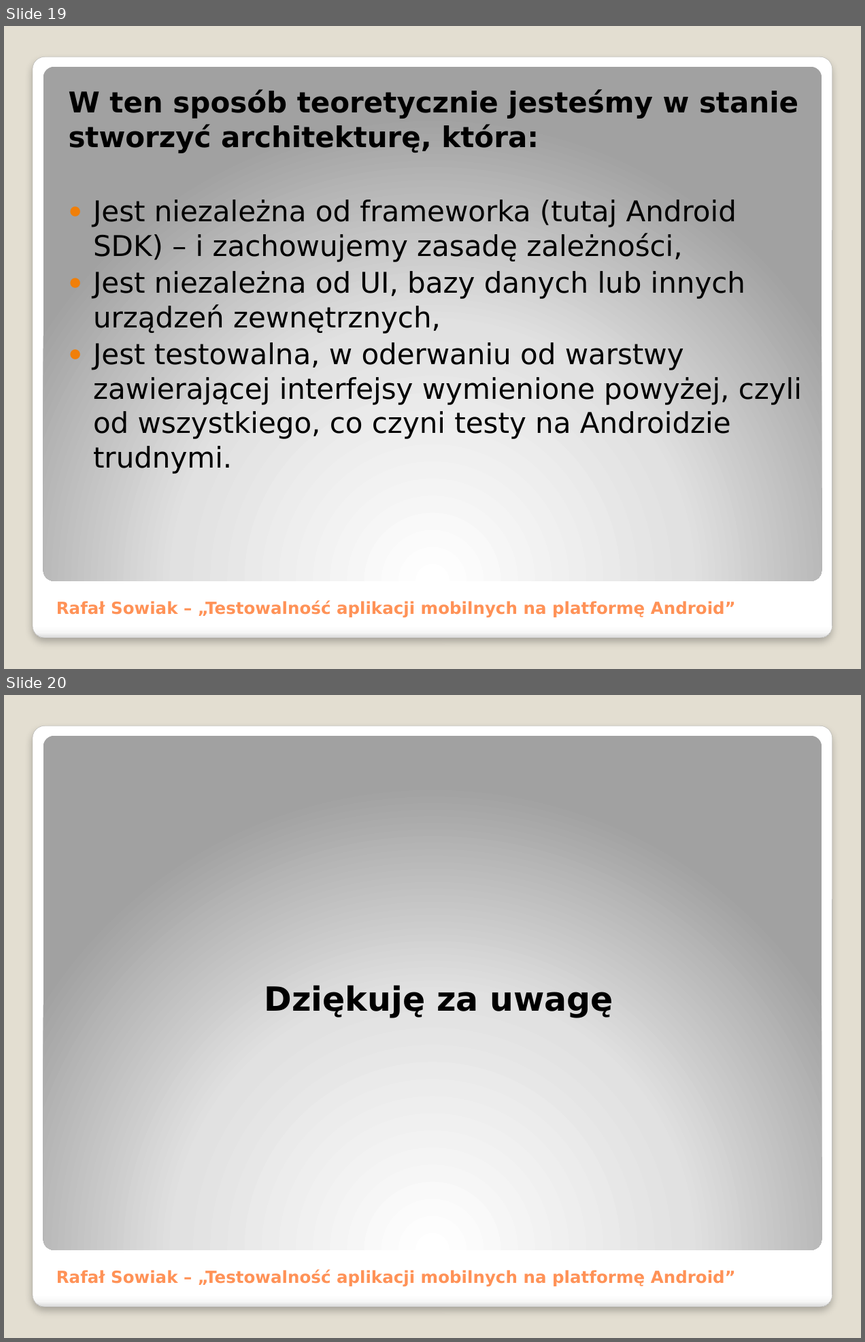
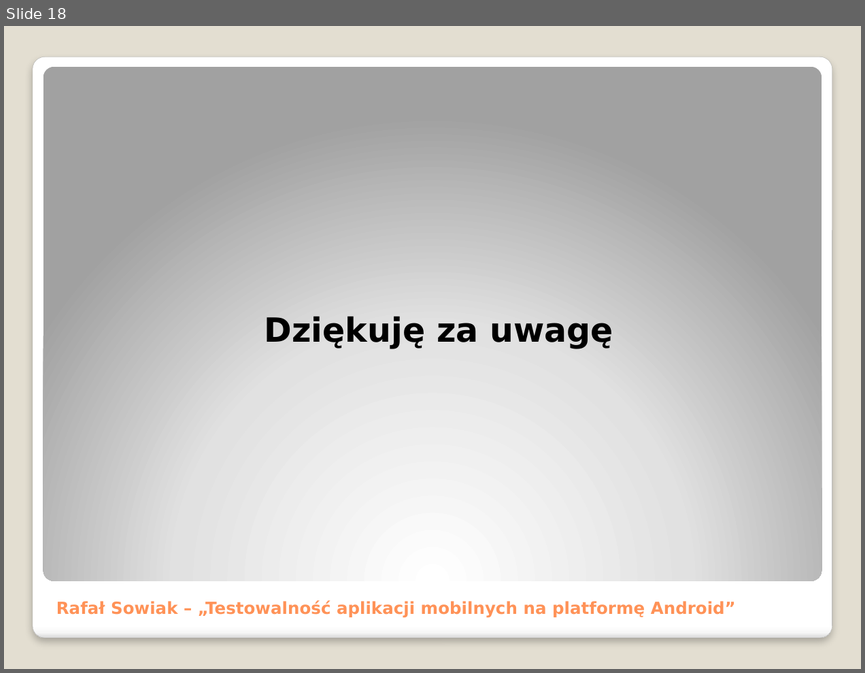
Before and after one commit to adventurewrites/mgr_info, a slide deck: praca_dyplomowa.pptx. Shown one above the other, each under a label of ours: slides 19 and 20 before the commit, slide 18 after it. The pictures are 865x1342 and 865x673 pixels, drawn with LibreOffice and Linux fonts; fonts in the diff are those of the drawing. Boxes give left, top, right and bottom in pixels: in the first picture for what was removed or moved away, otherwise in the second. Text is boxed around its words. In the diff, an @@ line names an element or a change of style, - is before the commit and + after.

```diff
--- a/praca_dyplomowa.pptx
+++ b/praca_dyplomowa.pptx
@@ slide 19 removed at [4,26,861,669], background #E3DED1; not listed: 2 template elements that a slide beside it also shows @@
@@ text removed at [68,89,802,473] @@
-W ten sposób teoretycznie jesteśmy w stanie stworzyć architekturę, która:
-● Jest niezależna od frameworka (tutaj Android SDK) – i zachowujemy zasadę zależności,
-● Jest niezależna od UI, bazy danych lub innych urządzeń zewnętrznych,
-● Jest testowalna, w oderwaniu od warstwy zawierającej interfejsy wymienione powyżej, czyli od wszystkiego, co czyni testy na Androidzie trudnymi.
@@ title removed at [56,600,736,618] @@
-Rafał Sowiak – „Testowalność aplikacji mobilnych na platformę Android”
@@ what was slide 20 is now slide 18 @@
```
Also in this commit, not shown: 11 slides changed, 4 slides added, 5 other slides removed, 5 other files.
